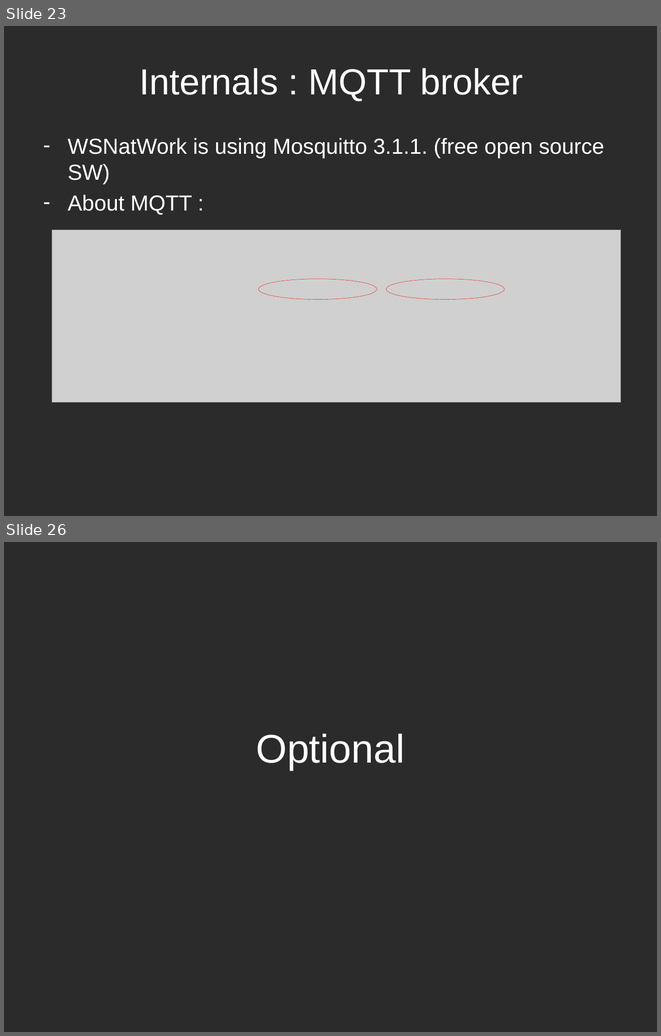
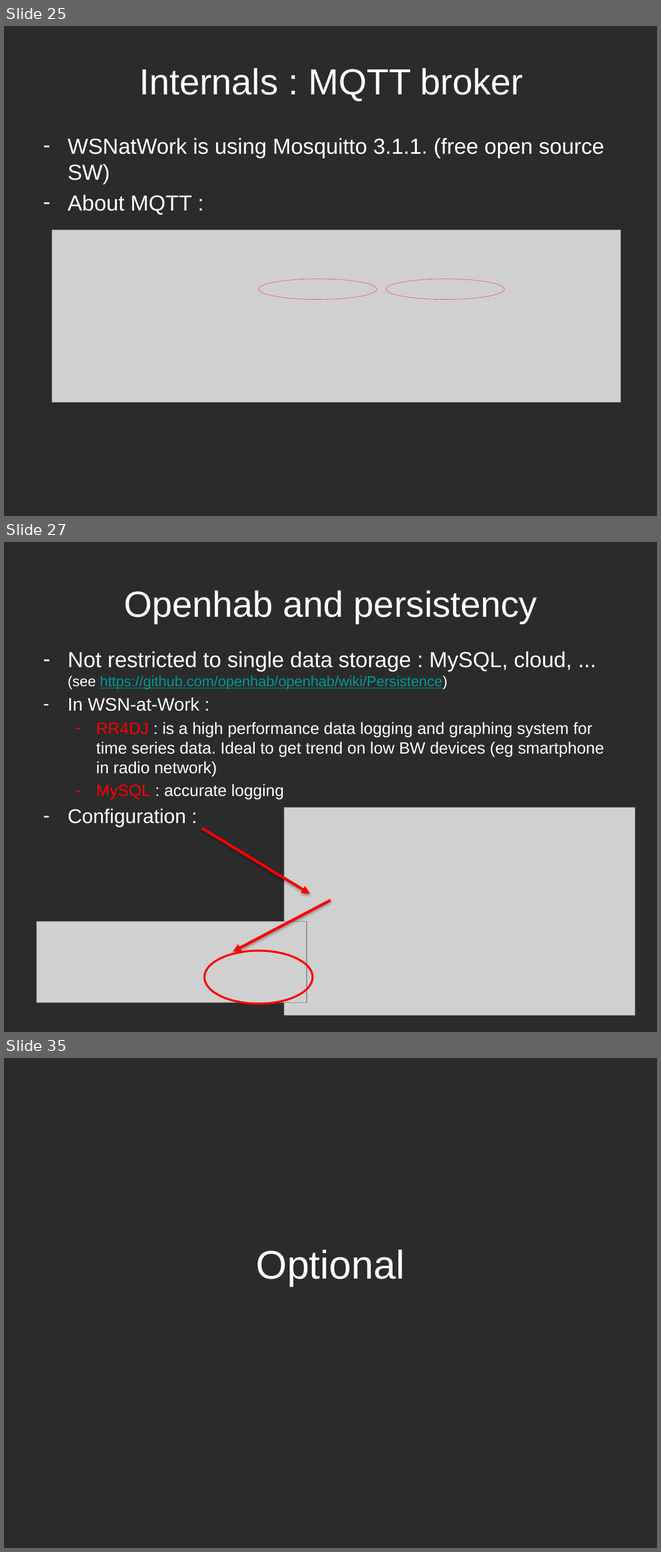
Before and after one commit to WSNhub/WSN-at-Work, a slide deck: workshop2x/WSNatwork - workshop2.pptx. Shown one above the other, each under a label of ours: slides 23 and 26 before the commit, slides 25, 27 and 35 after it; the slides between them are not shown. The pictures are 661x1036 and 661x1552 pixels, drawn with LibreOffice and Linux fonts; fonts in the diff are those of the drawing; grey boxes stand for pictures; background and template pictures are left out; a plain dark background stands for a picture behind light text. Boxes give left, top, right and bottom in pixels: in the first picture for what was removed or moved away, otherwise in the second. Text is boxed around its words. In the diff, an @@ line names an element or a change of style, - is before the commit and + after.

```diff
--- a/workshop2x/WSNatwork - workshop2.pptx
+++ b/workshop2x/WSNatwork - workshop2.pptx
@@ slide 27 added at bbox=[4, 542, 657, 1032], background picture (left out) @@
@@ title added at bbox=[124, 590, 537, 623], 40 pt, text #FFFFFF @@
+Openhab and persistency
@@ text added at bbox=[68, 651, 604, 827], 18 pt, text #FFFFFF @@
+– Not restricted to single data storage : MySQL, cloud, ... (see https://github.com/openhab/openhab/wiki/Persistence)
+– In WSN-at-Work :
+  – RR4DJ : is a high performance data logging and graphing system for time series data. Ideal to get trend on low BW devices (eg smartphone in radio network)
+  – MySQL : accurate logging
+– Configuration :
@@ picture added at bbox=[284, 807, 635, 1015] @@
@@ arrow added from (202, 828) to (310, 893), #FF0000 3 pt @@
@@ arrow added from (330, 900) to (232, 951), #FF0000 3 pt @@
@@ picture added at bbox=[37, 921, 307, 1003] @@
@@ ellipse added at bbox=[204, 950, 313, 1003], outline #FF0000 2.25 pt @@
@@ what was slide 23 is now slide 25 @@
@@ what was slide 26 is now slide 35 @@
```
Also in this commit, not shown: 4 slides changed, 10 other slides added.
